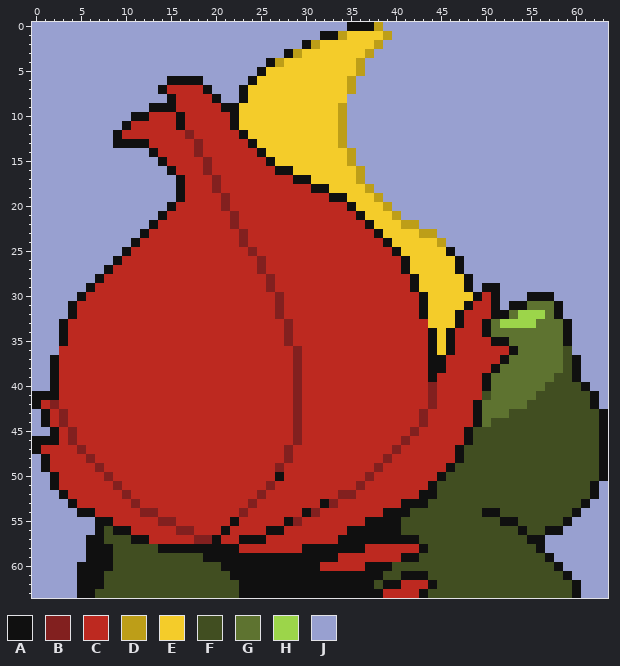
File history of a pixel-art sprite, graphics/pokemon/bulbasaur/back.png. The picture above is the old version.
The file is 64x64 pixels.
Palette (. is transparent): A #101010  B #82201f  C #bd2920  D #bd9e18  E #f4cc2a  F #414e21  G #5e7330  H #9cd54a  J #98a0d0
The same view after the edit:
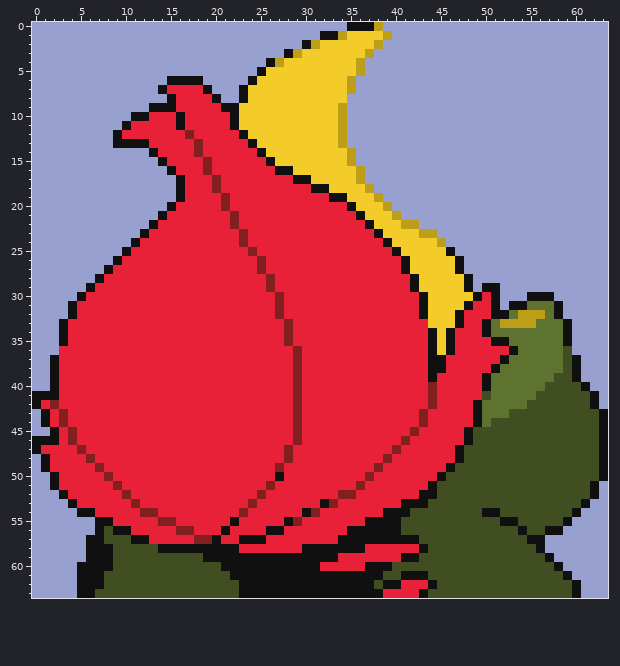
Difference:
@@ palette @@
-C #bd2920
+C #e82038
@@ x 50..58 @@
 31 CAJAAGGGA
-32 CAAGHHHGA
-33 AGHHHHGGG
+32 CAAGDDDGA
+33 AGDDDDGGG
 34 AGGGGGGGG
